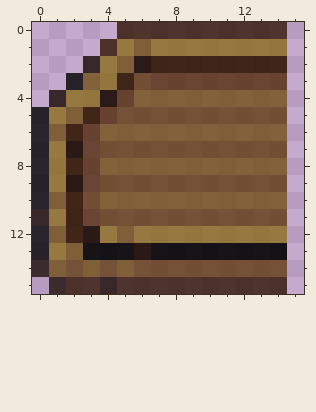
A pixel-art sprite gets an edit: Resources/Textures/Interface/Clockwork/item_status_left.png. The first picture shows the starting point.
The file is 16x16 pixels. Pixels under 10% opacity are left out.
Once edited:
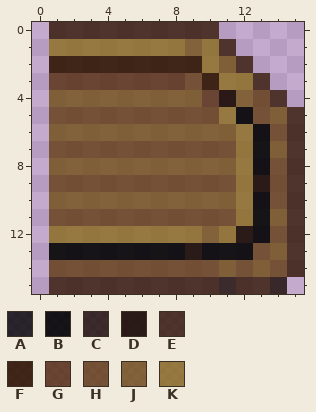
Palette (. is transparent): A #000000c8  B #000000e1  C #170800c8  D #170800e1  E #2d1400c8  F #2d1400e1  G #532909c8  H #5f380ec8  J #704e13c8  K #896b19c8
What changed:
{"y":0,"x":1,"old":"....","new":"EEEE"}
{"y":0,"x":11,"old":"EEEE","new":"...."}
{"y":1,"x":1,"old":"...E","new":"KKKK"}
{"y":1,"x":6,"old":"J","new":"K"}
{"y":1,"x":9,"old":"K","new":"J"}
{"y":1,"x":11,"old":"KKKK","new":"E..."}
{"y":2,"x":1,"old":"..CKJD","new":"FFFFFF"}
{"y":2,"x":10,"old":"FFFFF","new":"KJE.."}
{"y":3,"x":1,"old":".AJKFH","new":"GGGGGG"}
{"y":3,"x":9,"old":"GGGGGG","new":"HFKKE."}
{"y":4,"x":1,"old":"CKKDG","new":"JJJJJ"}
{"y":4,"x":10,"old":"JJ","new":"GD"}
{"y":4,"x":13,"old":"JJ","new":"HE"}
{"y":5,"x":0,"old":"AKJFG","new":".HHHH"}
{"y":5,"x":11,"old":"HH","new":"KB"}
{"y":5,"x":14,"old":"H.","new":"JE"}
{"y":6,"x":0,"old":"A","new":"."}
{"y":6,"x":2,"old":"FG","new":"JJ"}
{"y":6,"x":12,"old":"JJJ.","new":"KBHE"}
{"y":7,"x":0,"old":"AKDG","new":".HHH"}
{"y":7,"x":12,"old":"HHH.","new":"KBJE"}
{"y":8,"x":0,"old":"AKFG","new":".JJJ"}
{"y":8,"x":12,"old":"JJJ.","new":"KBHE"}
{"y":9,"x":0,"old":"AKDG","new":".HHH"}
{"y":9,"x":12,"old":"HH","new":"KD"}
{"y":9,"x":15,"old":".","new":"E"}
{"y":10,"x":0,"old":"A","new":"."}
{"y":10,"x":2,"old":"FH","new":"JJ"}
{"y":10,"x":12,"old":"JJJ.","new":"KBHE"}
{"y":11,"x":0,"old":"CKFG","new":".HHH"}
{"y":11,"x":12,"old":"HHH.","new":"KBJE"}
{"y":12,"x":0,"old":"AJFD","new":".KKK"}
{"y":12,"x":5,"old":"J","new":"K"}
{"y":12,"x":10,"old":"K","new":"J"}
{"y":12,"x":12,"old":"KKK.","new":"DBHE"}
{"y":13,"x":0,"old":"AKJ","new":".BB"}
{"y":13,"x":6,"old":"D","new":"B"}
{"y":13,"x":9,"old":"B","new":"D"}
{"y":13,"x":13,"old":"BB.","new":"HJE"}
{"y":14,"x":0,"old":"CJ","new":".H"}
{"y":14,"x":3,"old":"J","new":"H"}
{"y":14,"x":5,"old":"J","new":"H"}
{"y":14,"x":11,"old":"H","new":"J"}
{"y":14,"x":13,"old":"H","new":"J"}
{"y":14,"x":15,"old":".","new":"E"}
{"y":15,"x":1,"old":"C","new":"E"}
{"y":15,"x":4,"old":"C","new":"E"}
{"y":15,"x":11,"old":"E","new":"C"}
{"y":15,"x":14,"old":"E","new":"C"}
